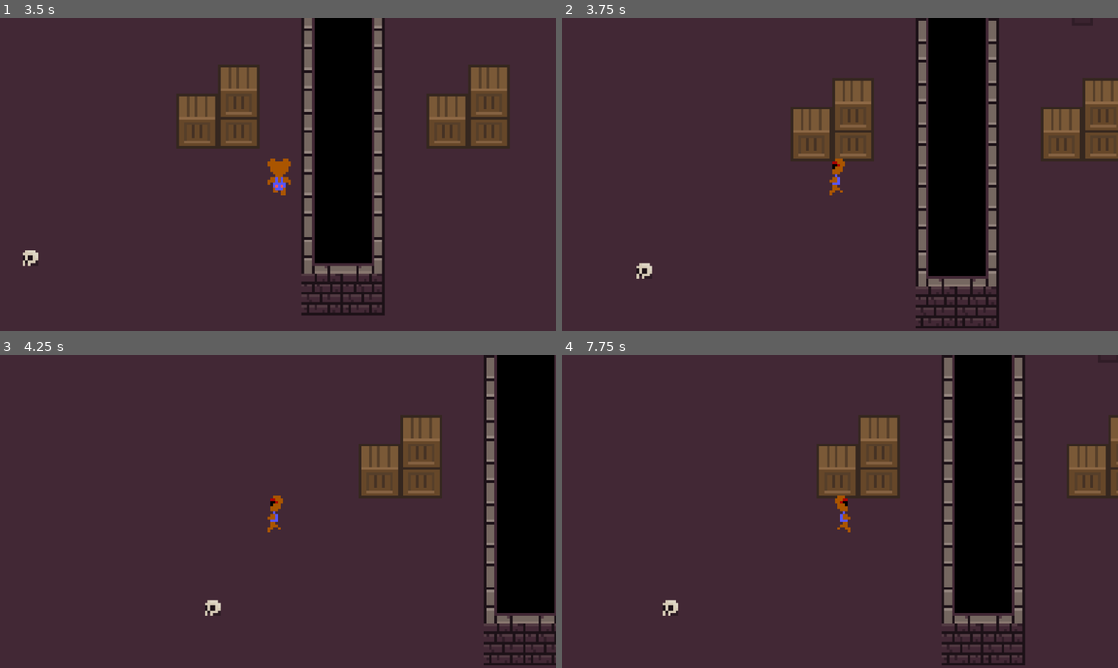
Above: before the commit, frames 1-4 (two rows, left to right).
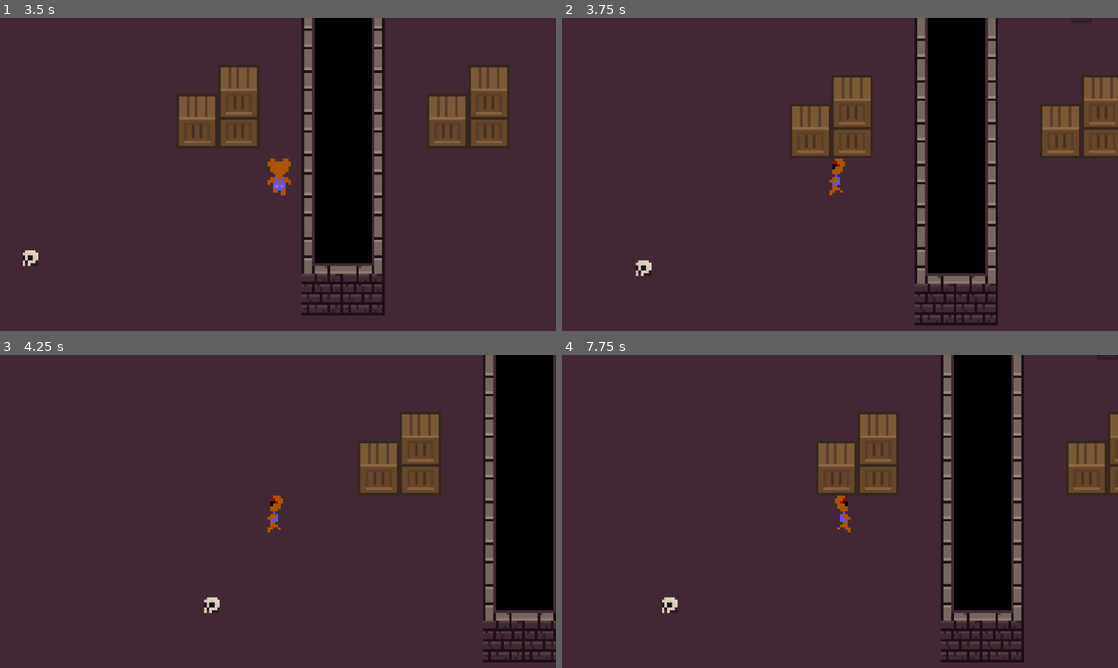
Above: after the commit, the same moments.

Repository: blauhschwert/GrizzylPaw
Game: Godot game, scene res://scenes/levels/world01.tscn
Same seed, same stepped clock (60 frames per second), same inputs: the game is played once before the commit and once after it. This scene is started directly instead of the project's main scene.
Inputs:
- Up to frame 1 (3.5 s): hold Right (move_right) 0.53-1.28 s; hold Down (move_down) 1.28-2.03 s; hold Right (move_right) 2.03-2.78 s; hold Up (move_up) from 2.78 s (still down)
- Up to frame 2 (3.75 s): release Up (move_up) at 3.53 s; hold Left (move_left) from 3.53 s (still down)
- Up to frame 3 (4.25 s): keep holding Left (move_left)
- Up to frame 4 (7.75 s): release Left (move_left) at 5.03 s; hold Down (move_down) 5.03-5.78 s; hold Right (move_right) 5.78-6.53 s; hold Up (move_up) 6.53-7.28 s; hold Right (move_right) from 7.28 s (still down)

Frame 1 is identical in both runs. In frame 2, 5.0% of the frame differs, in the area x 13-100%, y 0-100%; in frame 3, 3.4%; in frame 4, 4.5%.

Commit message:
soon there will be less problems

Diff:
--- a/scenes/levels/world01.tscn
+++ b/scenes/levels/world01.tscn
@@ -662,6 +662,7 @@
 [node name="Player" parent="." unique_id=188261298 instance=ExtResource("2_evug4")]
 z_index = 3
 position = Vector2(113, 62)
+collision_mask = 12
 
 [node name="Base" type="TileMapLayer" parent="." unique_id=976325289]
 texture_filter = 1
@@ -738,6 +739,7 @@
 
 [node name="Wall00" type="StaticBody2D" parent="Walls" unique_id=951188047]
 position = Vector2(10, 12)
+collision_layer = 8
 
 [node name="CollisionPolygon2D" type="CollisionPolygon2D" parent="Walls/Wall00" unique_id=1608871333]
 polygon = PackedVector2Array(-2, 260, 6, 260, 6, 20, 270, 20, 270, -4, -2, -4)
Not shown, added: export_presets.cfg
